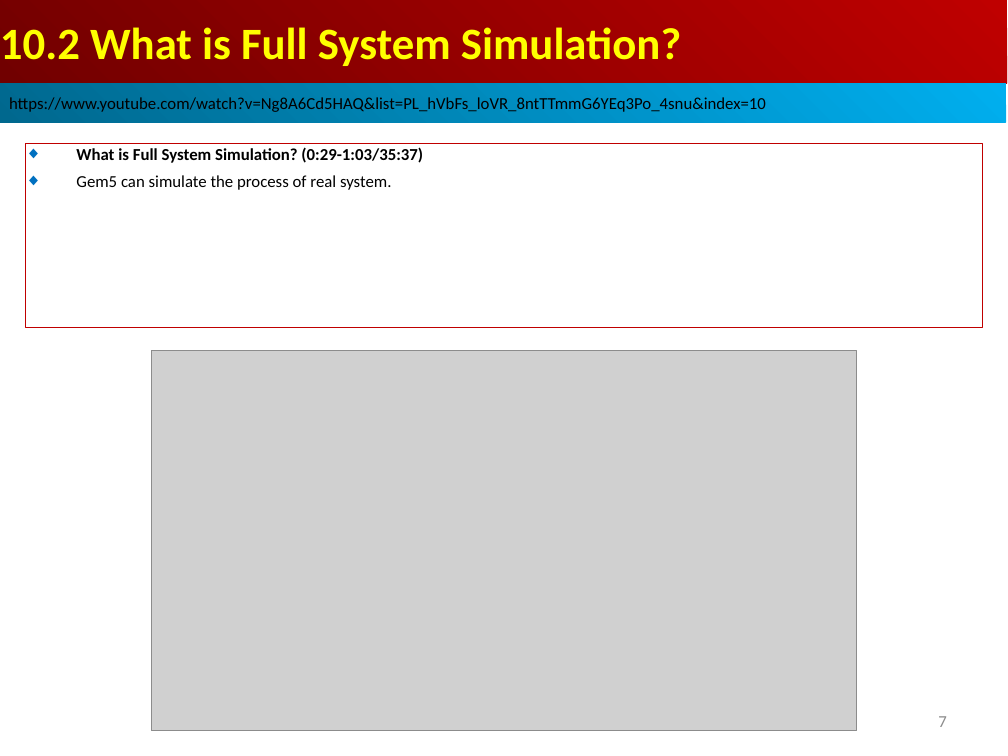
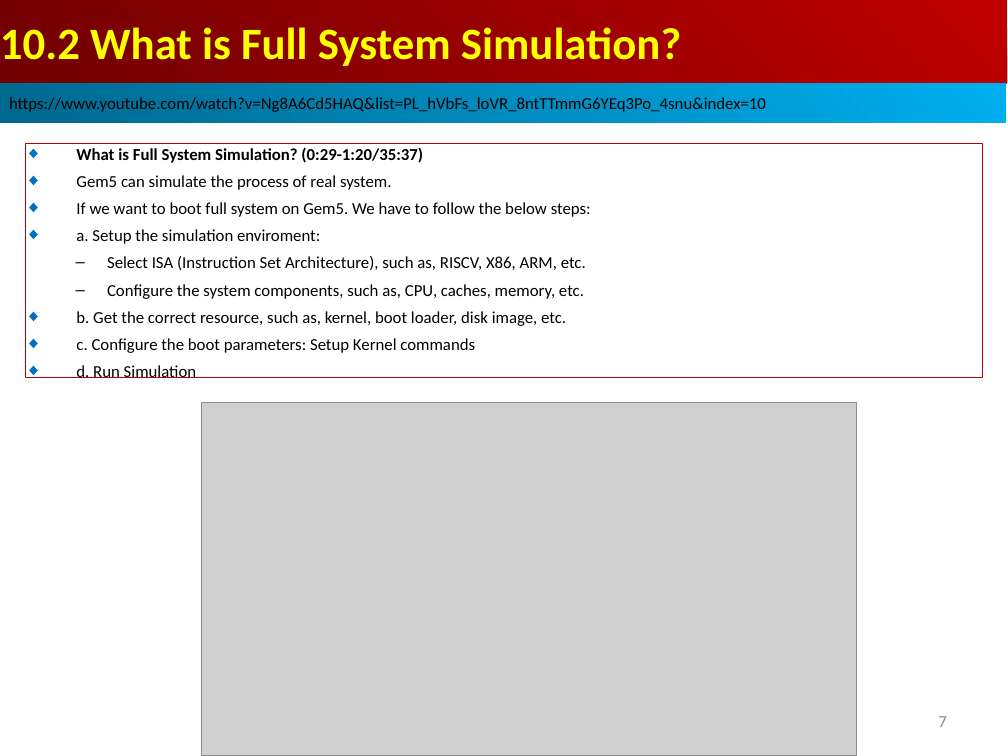
Before and after one commit to peterhchen/AIU_CS850_Gem5_McPAT, a slide deck: slide 7 of 050_Gem5/010.FullSys/000_Video/010.FullSystem.ppt. Drawn at 1008x756 pixels with LibreOffice and Linux fonts; fonts in the diff are those of the drawing; grey boxes stand for pictures. Boxes give left, top, right and bottom in pixels: in the first picture for what was removed or moved away, otherwise in the second. Text is boxed around its words. In the diff, an @@ line names an element or a change of style, - is before the commit and + after.

```diff
--- a/050_Gem5/010.FullSys/000_Video/010.FullSystem.ppt
+++ b/050_Gem5/010.FullSys/000_Video/010.FullSystem.ppt
@@ rectangle "What is Full System Simulation? ...": place and size @@
-rectangle "What is Full System Simulation? ..." at (25, 143, 983, 328)
+rectangle "What is Full System Simulation? ..." at (25, 143, 983, 378)
@@ text in rectangle at (76, 147, 423, 163): text changed @@
-◆ What is Full System Simulation? (0:29-1:03/35:37)
+◆ What is Full System Simulation? (0:29-1:20/35:37)
@@ text in rectangle at (76, 202, 591, 378): paragraphs added @@
+◆ If we want to boot full system on Gem5. We have to follow the below steps:
+◆ a. Setup the simulation enviroment:
+  – Select ISA (Instruction Set Architecture), such as, RISCV, X86, ARM, etc.
+  – Configure the system components, such as, CPU, caches, memory, etc.
+◆ b. Get the correct resource, such as, kernel, boot loader, disk image, etc.
+◆ c. Configure the boot parameters: Setup Kernel commands
+◆ d. Run Simulation
@@ picture: place and size @@
-picture at (151, 350, 857, 731)
+picture at (202, 402, 857, 756)
```
Also in this commit, not shown: 2 slides added.
